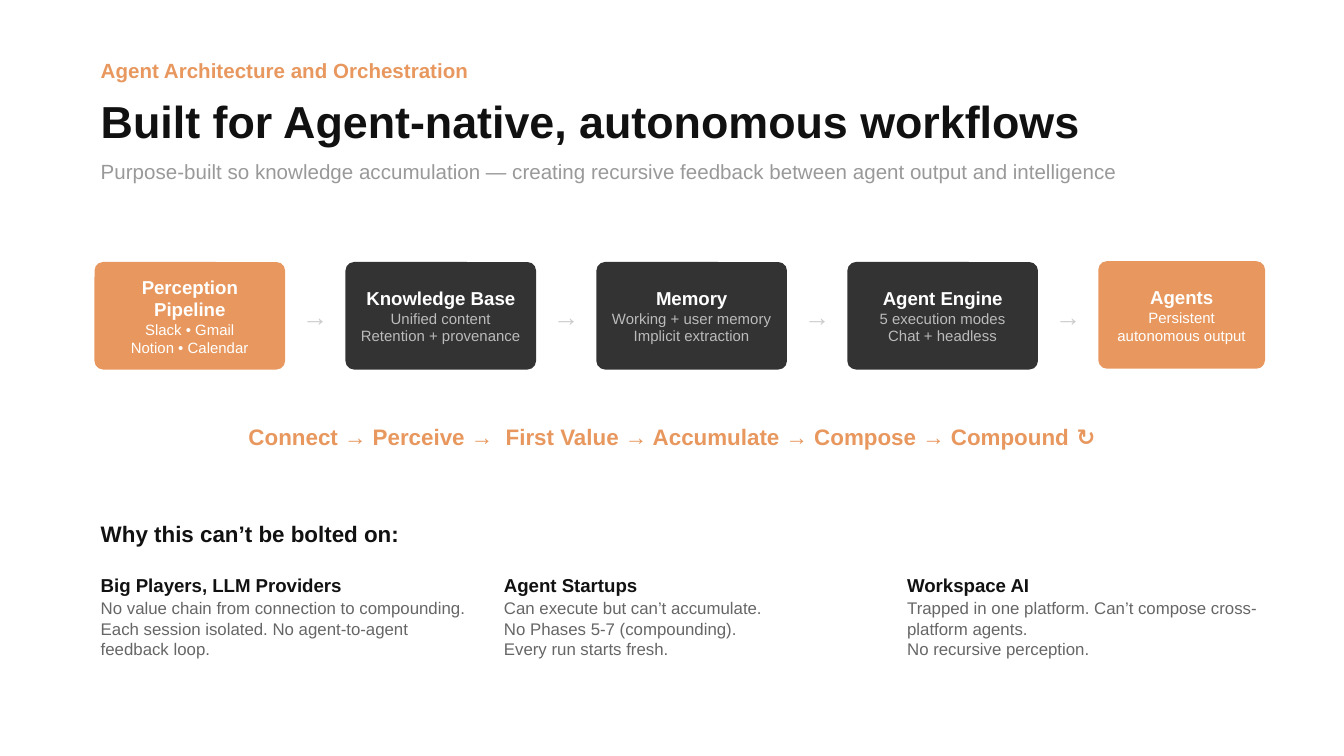
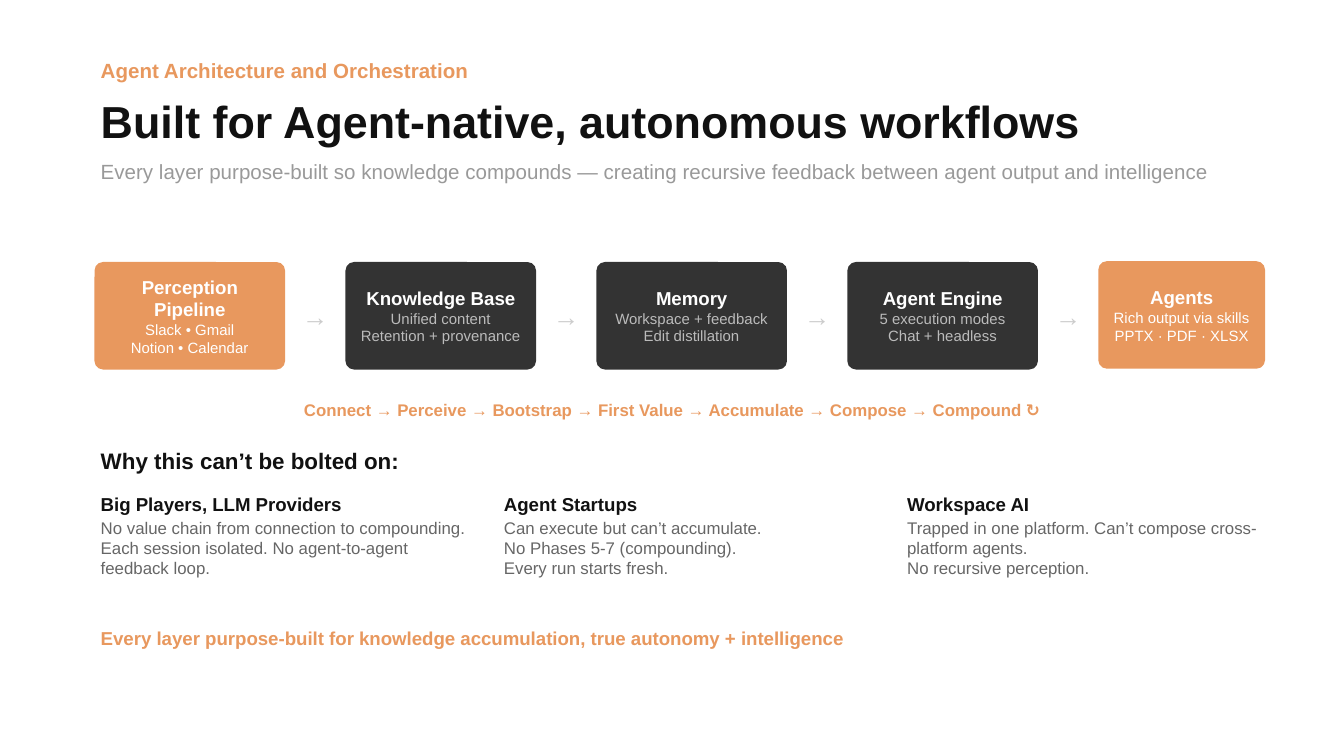
Before and after one commit to Kvkthecreator/yarnnnn, a slide deck: slide 7 of docs/working_docs/investors/IR Deck - yarnnn - March 2026 v2.pptx. Drawn at 1344x756 pixels with LibreOffice and Linux fonts; fonts in the diff are those of the drawing. Boxes give left, top, right and bottom in pixels: in the first picture for what was removed or moved away, otherwise in the second. Text is boxed around its words. In the diff, an @@ line names an element or a change of style, - is before the commit and + after.

```diff
--- a/docs/working_docs/investors/IR Deck - yarnnn - March 2026 v2.pptx
+++ b/docs/working_docs/investors/IR Deck - yarnnn - March 2026 v2.pptx
@@ text at [101,164,1207,183]: text changed @@
-Purpose-built so knowledge accumulation — creating recursive feedback between agent output and intelligence
+Every layer purpose-built so knowledge compounds — creating recursive feedback between agent output and intelligence
@@ text in rounded rectangle at [615,313,768,341]: text changed @@
-Working + user memory
-Implicit extraction
+Workspace + feedback
+Edit distillation
@@ text in rounded rectangle at [1114,312,1249,341]: text changed @@
-Persistent
-autonomous output
+Rich output via skills
+PPTX · PDF · XLSX
@@ text at [304,404,1022,420]: text changed; size 12 to 9 pt @@
-Connect → Perceive → First Value → Accumulate → Compose → Compound ↻
+Connect → Perceive → Bootstrap → First Value → Accumulate → Compose → Compound ↻
@@ text "Why this can’t be bolted ...": place and size @@
-text "Why this can’t be bolted ..." at [101,525,399,547]
+text "Why this can’t be bolted ..." at [101,452,399,474]
@@ 6 texts: place and size @@
-6 texts at [101,578,1257,659]
+6 texts at [101,497,1257,578]
@@ text added at [101,631,843,649], 10 pt, text #E8985E, bold @@
+Every layer purpose-built for knowledge accumulation, true autonomy + intelligence
```
Also in this commit, not shown: 6 other slides changed, 2 other files.
